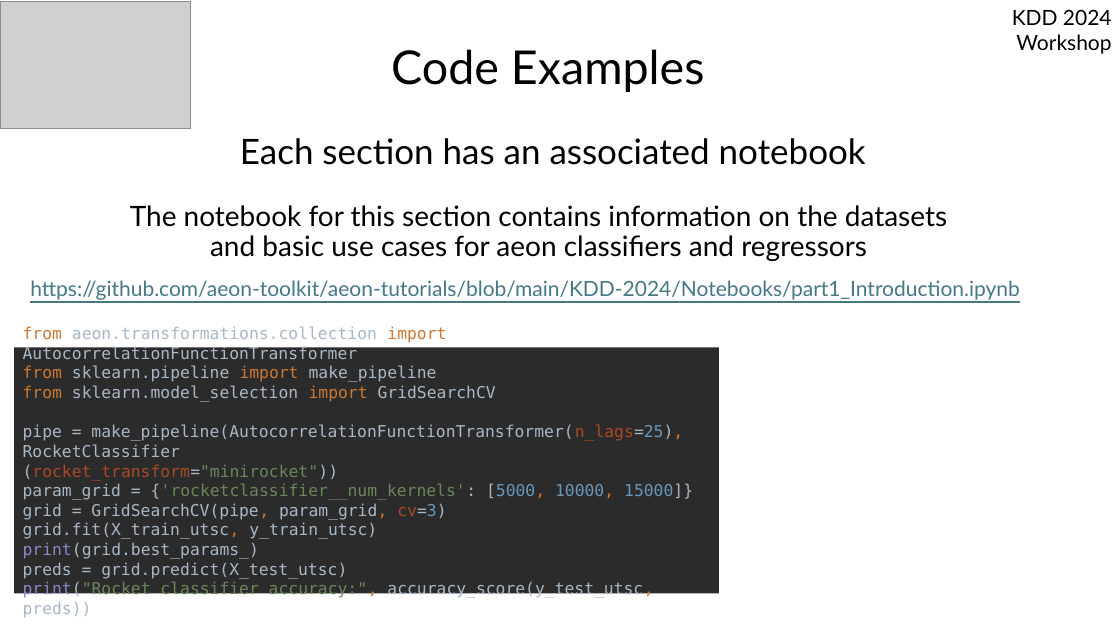
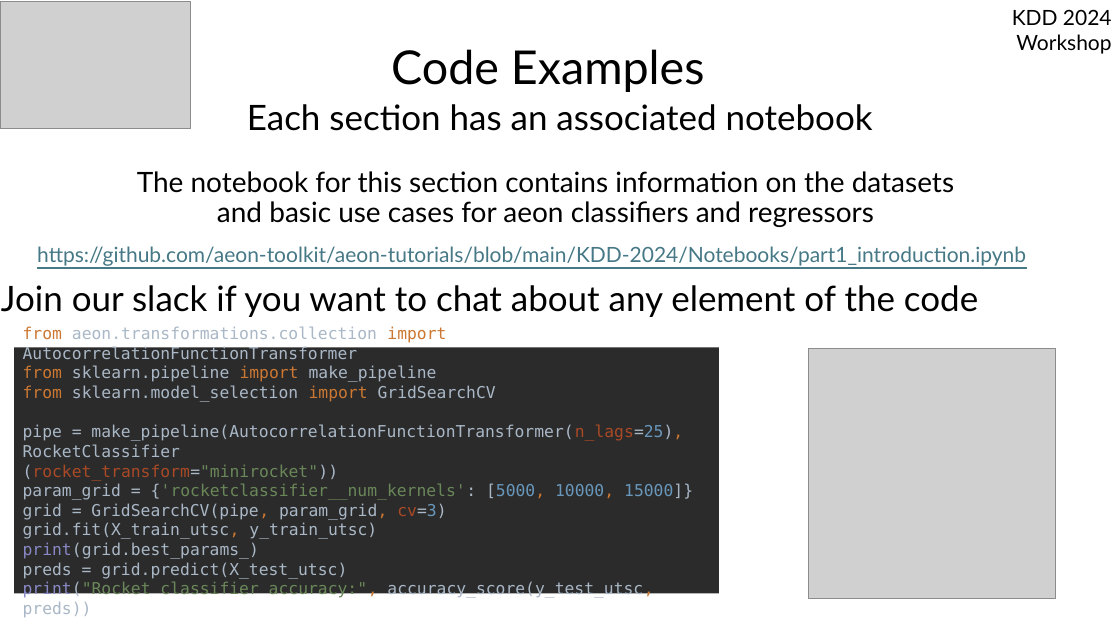
Before and after one commit to aeon-toolkit/aeon-tutorials, a slide deck: slide 9 of KDD-2024/Slides/part1_Introduction.pptx. Drawn at 1120x630 pixels with LibreOffice and Linux fonts; fonts in the diff are those of the drawing; grey boxes stand for pictures. Boxes give left, top, right and bottom in pixels: in the first picture for what was removed or moved away, otherwise in the second. Text is boxed around its words. In the diff, an @@ line names an element or a change of style, - is before the commit and + after.

Commit message:
revert intro notebook (#24)
* intro slides

* refactor talks

* Delete part1_introduction.ipynb

* revert notebook

* intro link

* slides

* shapelets etc

```diff
--- a/KDD-2024/Slides/part1_Introduction.pptx
+++ b/KDD-2024/Slides/part1_Introduction.pptx
@@ text "Each section has an associated ...": place and size @@
-text "Each section has an associated ..." at <box>240,138,866,165</box>
+text "Each section has an associated ..." at <box>247,104,873,131</box>
@@ text "The notebook for this section ...": place and size @@
-text "The notebook for this section ..." at <box>130,205,947,261</box>
+text "The notebook for this section ..." at <box>137,171,954,227</box>
@@ text at <box>37,246,1026,266</box>: text changed @@
-https://github.com/aeon-toolkit/aeon-tutorials/blob/main/KDD-2024/Notebooks/part1_Introduction.ipynb
+https://github.com/aeon-toolkit/aeon-tutorials/blob/main/KDD-2024/Notebooks/part1_introduction.ipynb
@@ text added at <box>1,285,978,317</box>, 30 pt, text #000000 @@
+Join our slack if you want to chat about any element of the code
@@ picture added at <box>809,349,1056,599</box> @@
```
Also in this commit, not shown: 3 other slides changed, 4 other files.
